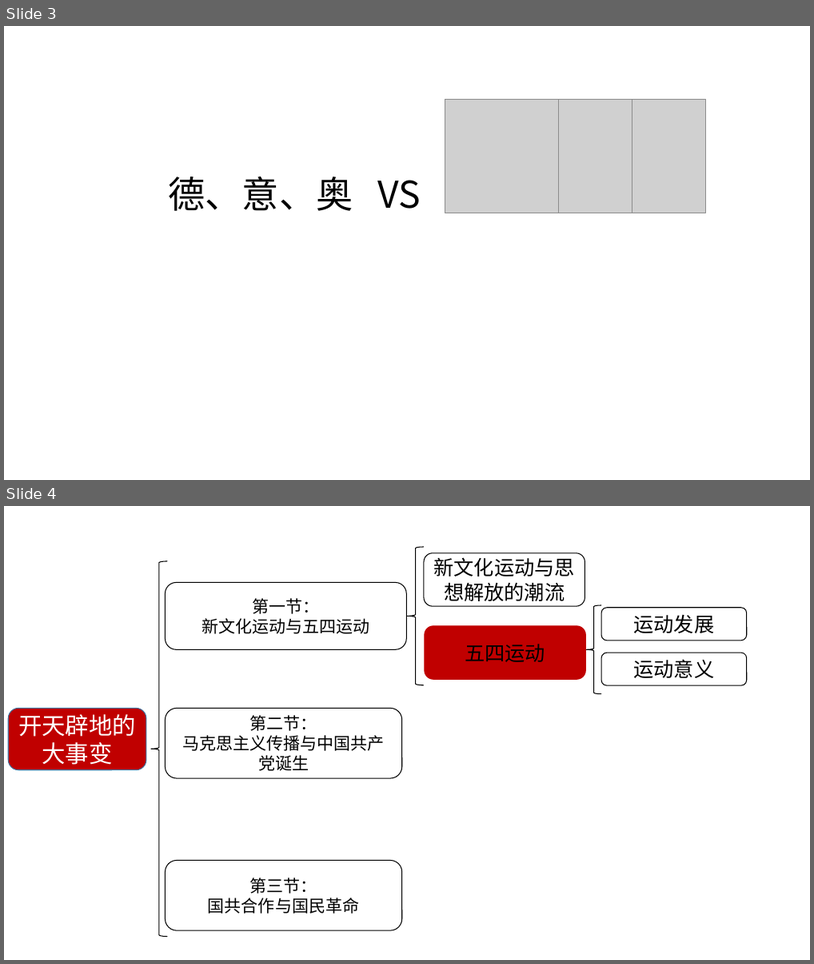
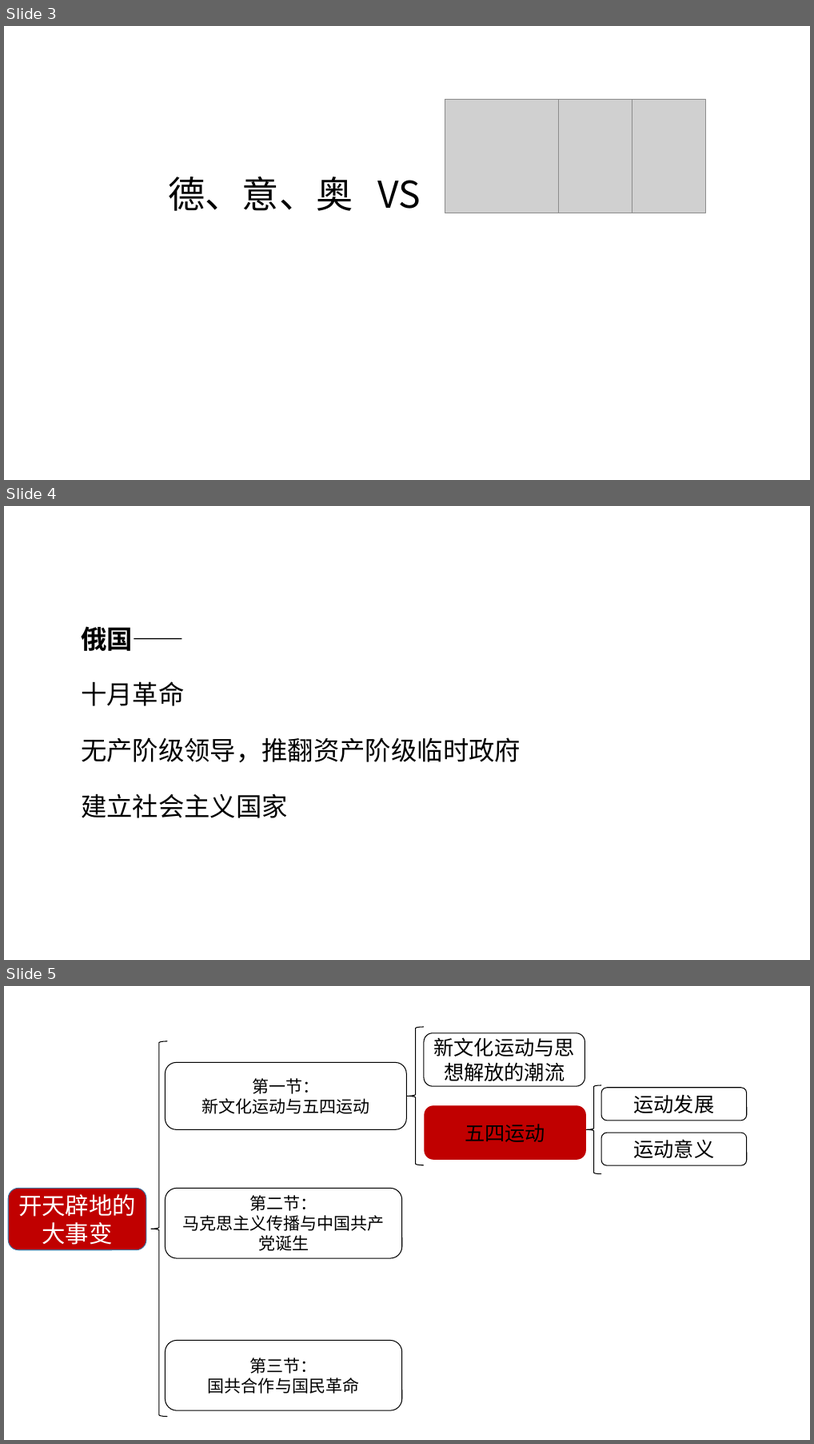
Before and after one commit to Call-me-zhy/tangtang, a slide deck: 5 中国近现代史纲要/课件/中国近现代史纲要精讲4.pptx. Shown one above the other, each under a label of ours: slides 3 and 4 before the commit, slides 3, 4 and 5 after it. The pictures are 814x964 and 814x1444 pixels, drawn with LibreOffice and Linux fonts; fonts in the diff are those of the drawing; grey boxes stand for pictures; background and template pictures are left out. Boxes give left, top, right and bottom in pixels: in the first picture for what was removed or moved away, otherwise in the second. Text is boxed around its words. In the diff, an @@ line names an element or a change of style, - is before the commit and + after.

```diff
--- a/5 中国近现代史纲要/课件/中国近现代史纲要精讲4.pptx
+++ b/5 中国近现代史纲要/课件/中国近现代史纲要精讲4.pptx
@@ slide 4 added at <box>4,506,810,960</box>, background picture (left out) @@
@@ text added at <box>81,626,521,818</box>, 30.8 pt, text #000000 @@
+俄国——
+十月革命
+无产阶级领导，推翻资产阶级临时政府
+建立社会主义国家
@@ what was slide 4 is now slide 5 @@
```
Also in this commit, not shown: 9 slides changed, 1 other slide added, 7 other files.
